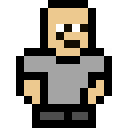
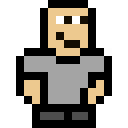
Layers edited between the first and the second w=128, h=128 image:
painted on "Layer 5" over [56, 16, 88, 32]
